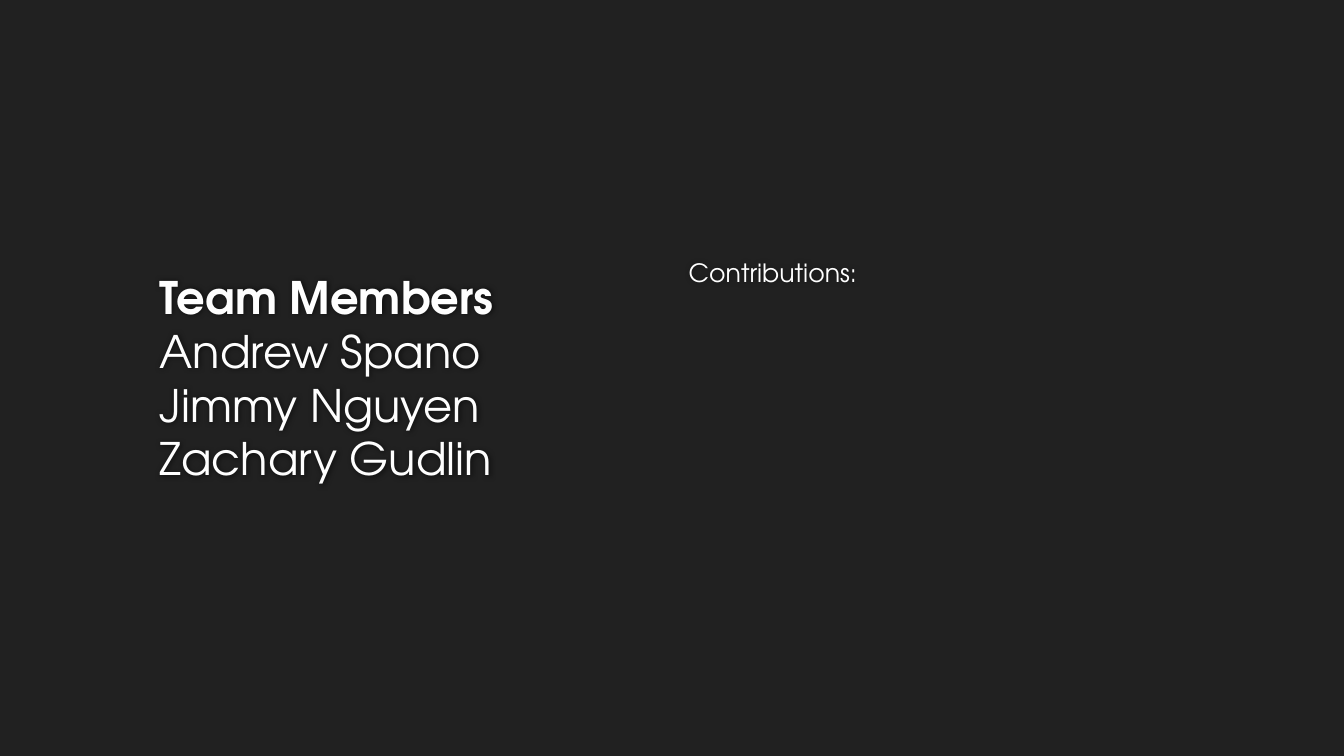
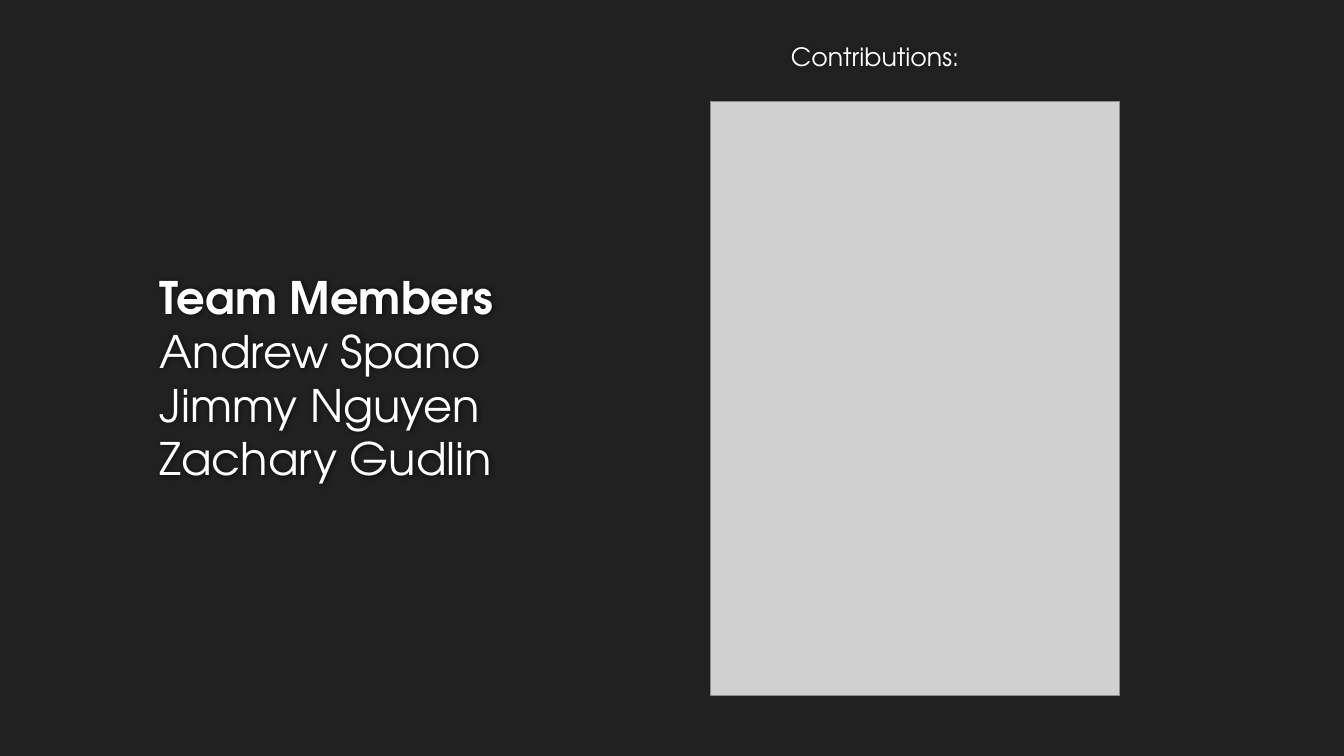
Before and after one commit to recursor94/CSC-380-Project, a slide deck: slide 2 of CSC380 Final Presentation.pptx (slide 3 before the commit). Drawn at 1344x756 pixels with LibreOffice and Linux fonts; fonts in the diff are those of the drawing; grey boxes stand for pictures; background and template pictures are left out. Boxes give left, top, right and bottom in pixels: in the first picture for what was removed or moved away, otherwise in the second. Text is boxed around its words. In the diff, an @@ line names an element or a change of style, - is before the commit and + after.

```diff
--- a/CSC380 Final Presentation.pptx
+++ b/CSC380 Final Presentation.pptx
@@ text "Contributions:": place and size @@
-text "Contributions:" at (689,263,857,283)
+text "Contributions:" at (791,47,959,67)
@@ picture added at (711,102,1120,696) @@
```
Also in this commit, not shown: 5 other slides changed, 1 slide added, 1 slide removed.
